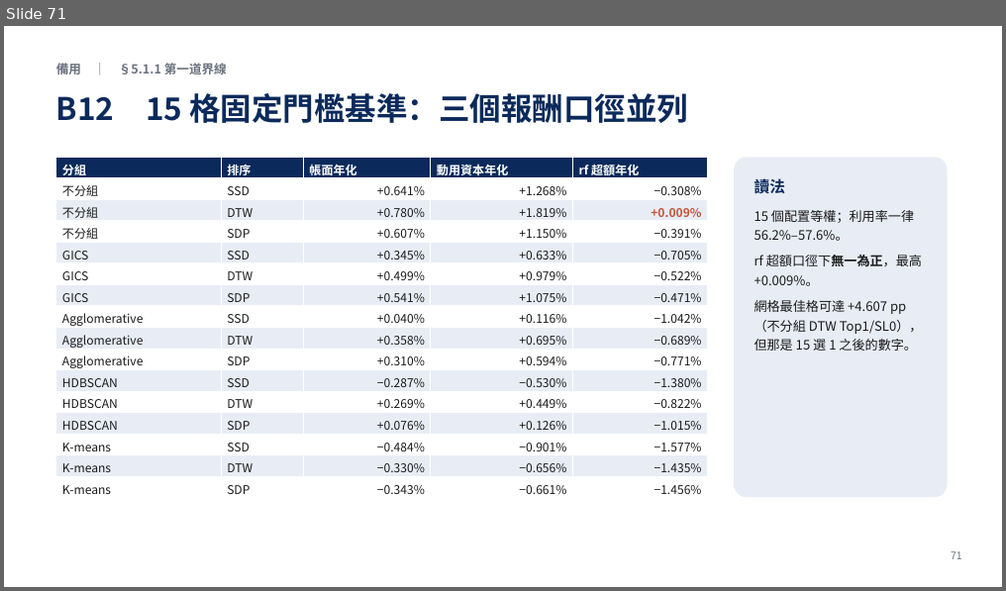
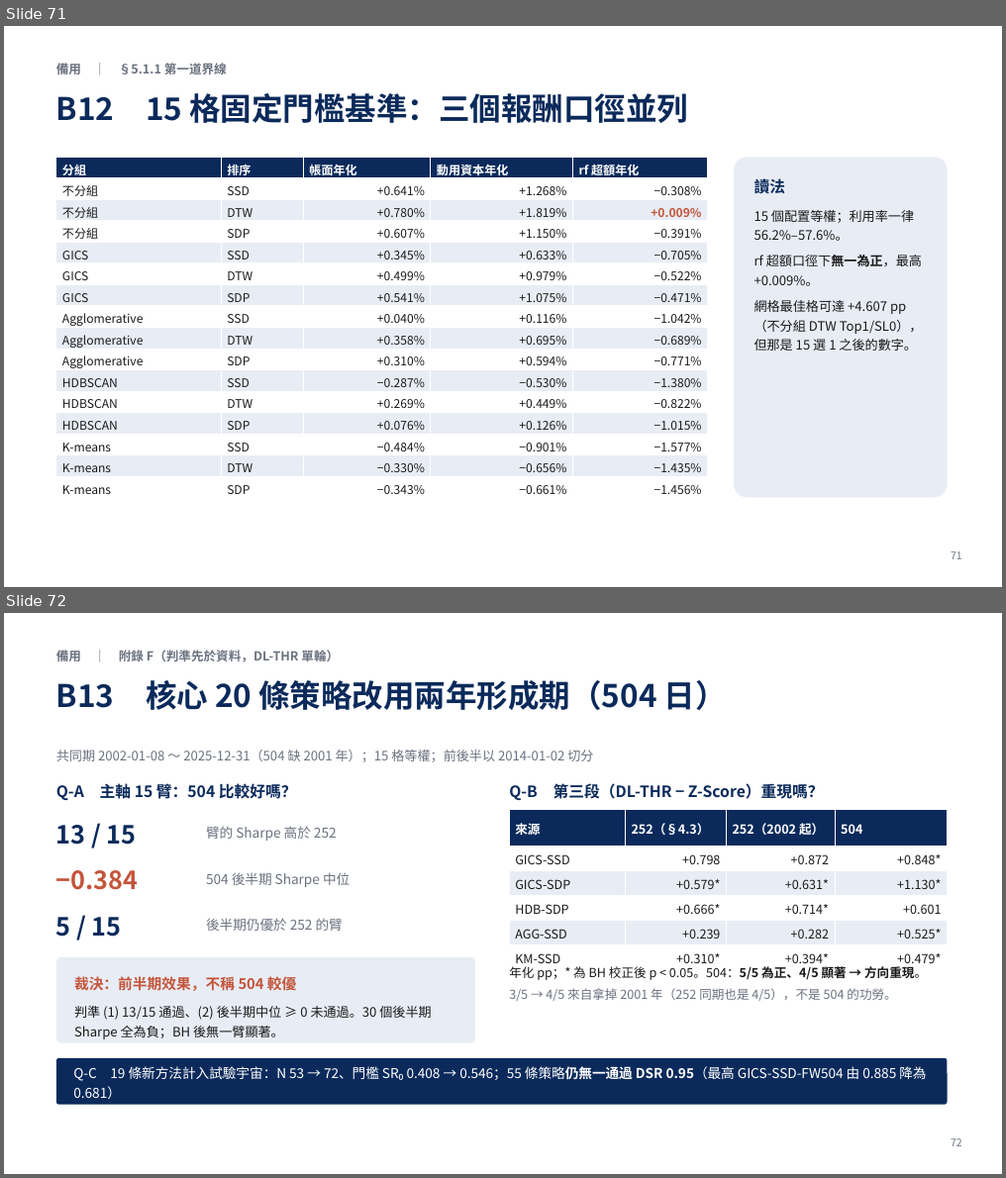
Before and after one commit to LerajieAsta/pairtrade_trainingproject, a slide deck: thesis/1150922_60min.pptx. Shown one above the other, each under a label of ours: slide 71 before the commit, slides 71 and 72 after it. The pictures are 1006x591 and 1006x1178 pixels, drawn with LibreOffice and Linux fonts; fonts in the diff are those of the drawing. Boxes give left, top, right and bottom in pixels: in the first picture for what was removed or moved away, otherwise in the second. Text is boxed around its words. In the diff, an @@ line names an element or a change of style, - is before the commit and + after.

```diff
--- a/thesis/1150922_60min.pptx
+++ b/thesis/1150922_60min.pptx
@@ slide 72 added at (4,613,1002,1174), background #FFFFFF @@
@@ text added at (56,650,339,663), 12 pt, text #6B7280, bold @@
+備用 ｜ 附錄 F（判準先於資料，DL-THR 單輪）
@@ text added at (56,680,727,710), 30 pt, text #0B2A5B, bold @@
+B13 核心 20 條策略改用兩年形成期（504 日）
@@ text added at (56,750,593,762), 12.5 pt, text #6B7280 @@
+共同期 2002-01-08 ～ 2025-12-31（504 缺 2001 年）；15 格等權；前後半以 2014-01-02 切分
@@ text added at (56,783,297,800), 15 pt, text #0B2A5B, bold @@
+Q-A 主軸 15 臂：504 比較好嗎？
@@ text added at (509,783,824,800), 15 pt, text #0B2A5B, bold @@
+Q-B 第三段（DL-THR − Z-Score）重現嗎？
@@ table added at (509,809,947,971), 6 rows, 4 columns @@
+來源 | 252（§4.3） | 252（2002 起） | 504
+GICS-SSD | +0.798 | +0.872 | +0.848*
+GICS-SDP | +0.579* | +0.631* | +1.130*
+HDB-SDP | +0.666* | +0.714* | +0.601
+AGG-SSD | +0.239 | +0.282 | +0.525*
+KM-SSD | +0.310* | +0.394* | +0.479*
@@ text added at (56,825,137,845), 24 pt, text #0B2A5B, bold @@
+13 / 15
@@ text added at (206,826,337,841), 13 pt, text #6B7280 @@
+臂的 Sharpe 高於 252
@@ text added at (56,870,139,890), 24 pt, text #C4553B, bold @@
+−0.384
@@ text added at (206,872,350,887), 13 pt, text #6B7280 @@
+504 後半期 Sharpe 中位
@@ text added at (56,917,122,937), 24 pt, text #0B2A5B, bold @@
+5 / 15
@@ text added at (206,918,343,931), 13 pt, text #6B7280 @@
+後半期仍優於 252 的臂
@@ rounded rectangle added at (56,958,475,1044), fill #E8EDF5, 12.5 pt, text #1A1A1A @@
+裁決：前半期效果，不稱 504 較優
+判準 (1) 13/15 通過、(2) 後半期中位 ≥ 0 未通過。30 個後半期 Sharpe 全為負；BH 後無一臂顯著。
@@ text added at (509,964,927,1001), 12 pt, text #1A1A1A @@
+年化 pp；* 為 BH 校正後 p < 0.05。504：5/5 為正、4/5 顯著 → 方向重現。
+3/5 → 4/5 來自拿掉 2001 年（252 同期也是 4/5），不是 504 的功勞。
@@ rounded rectangle added at (56,1059,947,1105), fill #0B2A5B, 13 pt, text #FFFFFF @@
+Q-C 19 條新方法計入試驗宇宙：N 53 → 72、門檻 SR₀ 0.408 → 0.546；55 條策略仍無一通過 DSR 0.95（最高 GICS-SSD-FW504 由 0.885 降為 0.681）
@@ text added at (950,1139,962,1147), 10 pt, text #6B7280 @@
+72
```
Also in this commit, not shown: 2 slides changed, 2 other files.
